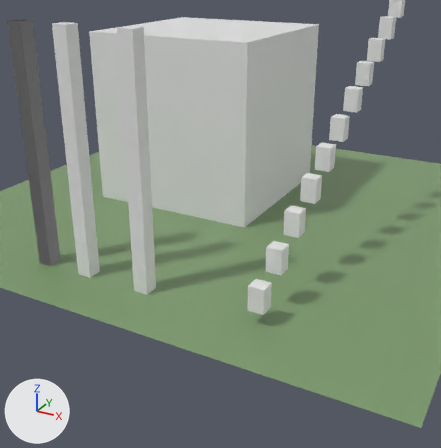
The Blender file data/source_models/game7_testmap00.blend, before and after one commit.
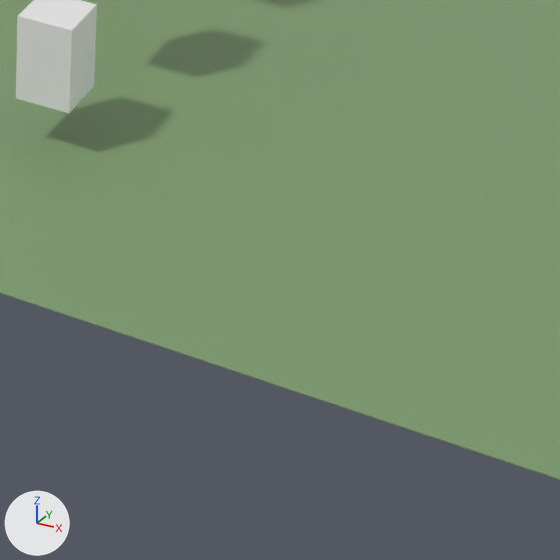
There are two pictures of each version: one from a 50 mm lens placed at (22.48, -43.28, 19.51), pointed at (8.12, -17.19, 6.46), one close up on the part from 55% to 93% of the width and 63% to 100% of the height. Lighting does not change. The marker at lower left points along +X, +Y and +Z.

In view in the first close-up: 'green cube.005', 'white cube'.
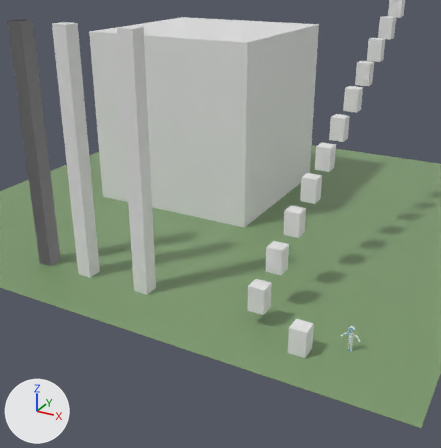
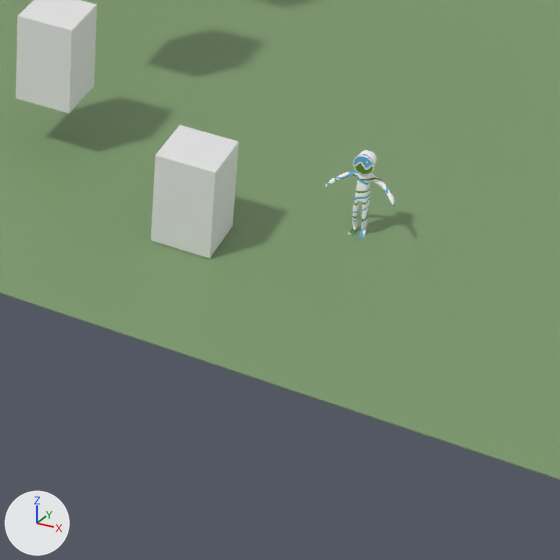
Patch to the scene script:
```diff
--- a/data/source_models/game7_testmap00.blend.py
+++ b/data/source_models/game7_testmap00.blend.py
@@ img_image_0 @@
+img_image_0 = load_image('Image_0', '_unpacked/Image_0', 1024, 1024, 'sRGB')
@@ mat_cesium_man_effect @@
+mat_cesium_man_effect = principled_material('Cesium_Man-effect')
+mat_cesium_man_effect.texture = img_image_0
+mat_cesium_man_effect.roughness = 1.0
@@ me_cesium_man @@
+me_cesium_man.from_pydata(...)  # 3273 vertices, 4672 faces; spans x -0.13..0.18, y -1.51..0.0, z -0.57..0.57
+me_cesium_man.materials.append(mat_cesium_man_effect)  # picture img_image_0
@@ ob_green_cube_017 @@
+ob_green_cube_017 = bpy.data.objects.new('green cube.017', me_cube_006.copy())  # the mesh of ob_green_cube_005
+ob_green_cube_017.location = (3.15, -1.46, -0.91)
@@ ob_cesium_man @@
+ob_cesium_man = bpy.data.objects.new('Cesium_Man', me_cesium_man)
+ob_cesium_man.location = (15.32, -15.8, 0.0)
+ob_cesium_man.rotation_euler = (-1.571, 0.0, -1.571)  # degrees (-90, 0, -90)
```

What differs and where, as boxes (x1, y1, x2, y2) in the close-ups (560 x 560 px):
'green cube.017', added: after (151, 125, 239, 259)
'Cesium_Man', added: after (325, 150, 395, 239)
